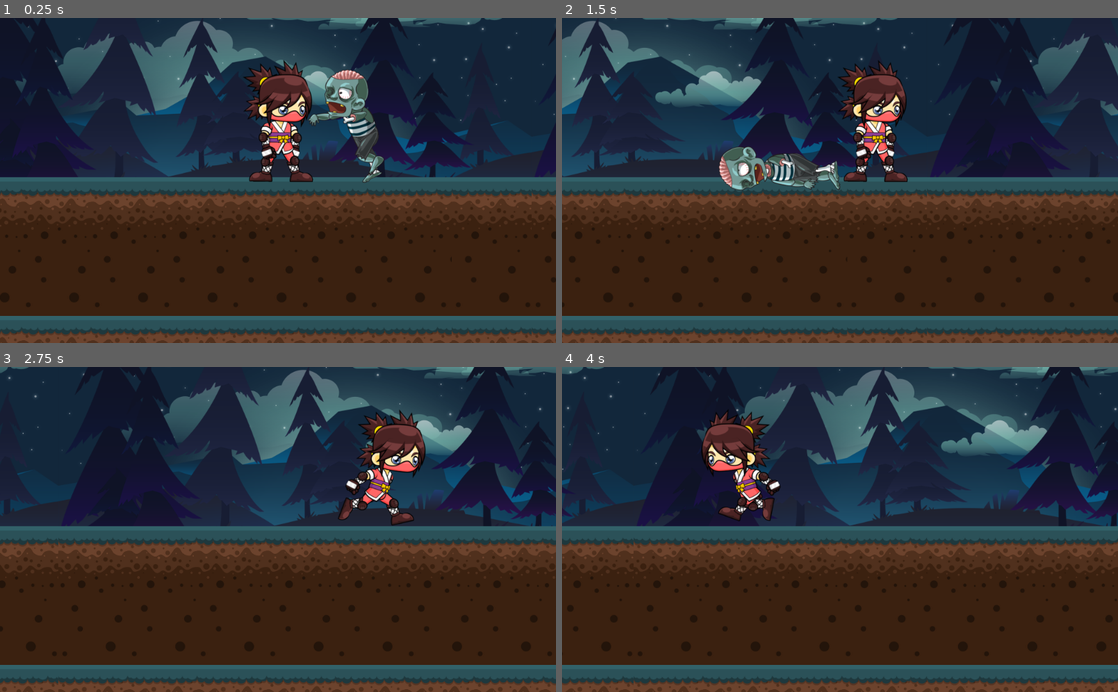
Above: before the commit, frames 1-4 (two rows, left to right).
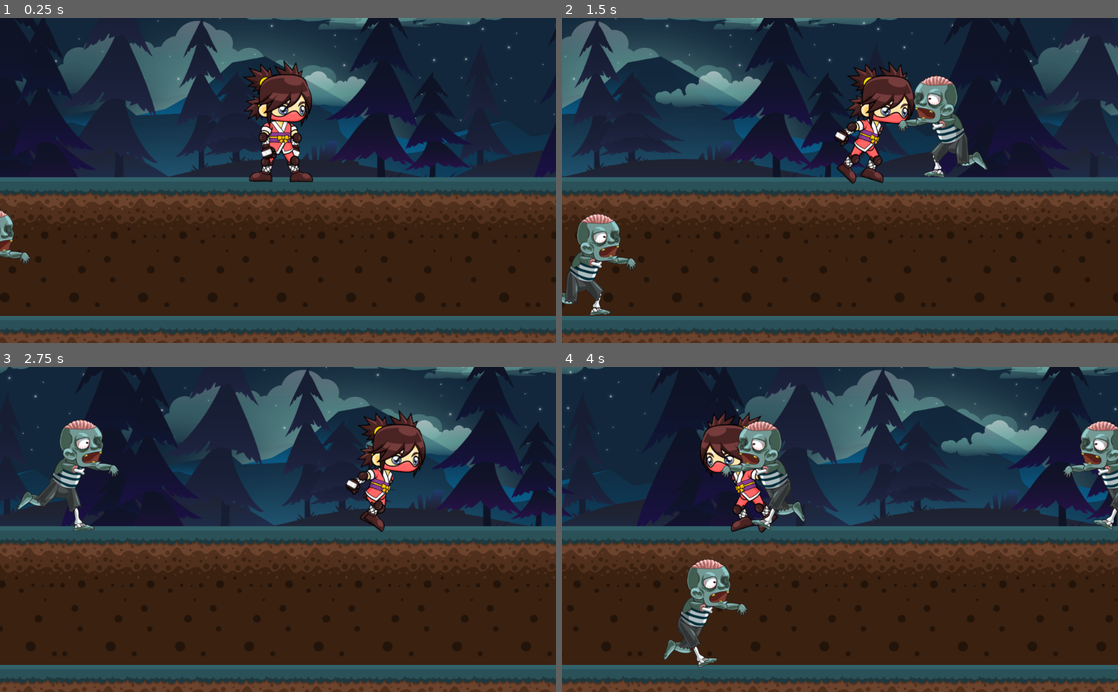
Above: after the commit, the same moments.

Repository: pabloalba/ninja-girl
Game: Godot game, scene res://Main.tscn
The game is run twice, just before and just after one commit, with the same random seed, the same clock (stepped at 60 frames per second) and the same inputs.
Inputs:
- Up to frame 1 (0.25 s): no input
- Up to frame 2 (1.5 s): tap Enter (ui_accept) at 0.5, 0.77 s; hold Right (ui_right) 0.53-1.28 s; hold Down (ui_down) from 1.28 s (still down)
- Up to frame 3 (2.75 s): tap Enter (ui_accept) at 1.52 s; release Down (ui_down) at 2.03 s; hold Right (ui_right) from 2.03 s (still down)
- Up to frame 4 (4 s): release Right (ui_right) at 2.78 s; hold Up (ui_up) 2.78-3.53 s; tap Enter (ui_accept) at 3.02, 3.77 s; hold Left (ui_left) from 3.53 s (still down)

The runs differ from the first frame. In frame 1, 2.0% of the frame differs, in the area x 0-69%, y 15-76%; in frame 2, 8.4%, in the area x 0-77%, y 13-92%; in frame 3, 3.1%; in frame 4, 6.1%.

Commit message:
Step 11: Jumping ninja

Diff:
--- a/Main.gd
+++ b/Main.gd
@@ -7,19 +7,28 @@
 const COLLISION_MARGIN_SWORD = 200
 const MAX_ZOMBIE_BOUNCING_TIME = 0.25
 const MAX_ZOMBIE_DYING_TIME = 3
+var FIRST_FLOOR_Y = 190
+var GROUND_FLOOR_Y = 445
 
 var ninja
 var zombies
+var ninja_is_in_first_floor = true
 
 # Called when the node enters the scene tree for the first time.
 func _ready():
 	zombies = []
 	ninja = get_node("Ninja")
-	add_zombie(800, 200)
+	add_zombie(1500, FIRST_FLOOR_Y)
+	add_zombie(2800, FIRST_FLOOR_Y)
+	add_zombie(4000, FIRST_FLOOR_Y)
+	add_zombie(0, GROUND_FLOOR_Y)
+	add_zombie(3000, GROUND_FLOOR_Y)
+	add_zombie(6000, GROUND_FLOOR_Y)
 
 # Called every frame. 'delta' is the elapsed time since the previous frame.
 func _process(delta):
 	process_player_input(delta)
+	process_ninja(delta)
 	process_zombies(delta)
 
 func process_zombies(delta):
@@ -64,7 +73,9 @@
 			hit_ninja(zombie)
 
 func check_zombie_collision(zombie, collision_margin):
-	return abs(zombie.position.x - ninja.position.x) < collision_margin
+	return (abs(zombie.position.y - ninja.position.y) < collision_margin &&
+		abs(zombie.position.x - ninja.position.x) < collision_margin)
+
 
 func hit_ninja(zombie):
 	zombie.go_bouncing()
@@ -75,15 +86,12 @@
 func add_zombie(x, y):
 	var zombie = load("res://Zombie.tscn").instance()
 	zombie.position.x = x
-	zombie.position.y = y
+	zombie.position.y = y + 10 # Little hack for visual improvement
 	zombies.append(zombie)
 	add_child(zombie)
 
 func process_player_input(delta):
-	if ninja.mode == ninja.MODE_ATTACKING:
-		if ninja.attacking_time > ATTACKING_TIME:
-			ninja.go_idle()
-	else:
+	if ninja.mode != ninja.MODE_ATTACKING && ninja.mode != ninja.MODE_JUMPING:
 		if Input.is_action_pressed("ui_right"):
 			ninja.position.x += delta * NINJA_SPEED
 			ninja.look_right()
@@ -98,5 +106,26 @@
 				ninja.position.x = 0
 		elif Input.is_action_pressed("ui_accept"):
 				ninja.go_attacking()
+		elif Input.is_action_pressed("ui_up"):
+			ninja.go_jumping()
+		elif Input.is_action_pressed("ui_down"):
+			ninja.go_jumping()
 		else:
 			ninja.go_idle()
+
+func process_ninja(delta):
+	if ninja.mode == ninja.MODE_ATTACKING && ninja.attacking_time > ATTACKING_TIME:
+		ninja.go_idle()
+	if ninja.mode == ninja.MODE_JUMPING:
+		if ninja_is_in_first_floor:
+			ninja.position.y += delta * NINJA_SPEED
+			if ninja.position.y >= GROUND_FLOOR_Y:
+				ninja.position.y = GROUND_FLOOR_Y
+				ninja_is_in_first_floor = false
+				ninja.go_idle()
+		else:
+			ninja.position.y -= delta * NINJA_SPEED
+			if ninja.position.y <= FIRST_FLOOR_Y:
+				ninja.position.y = FIRST_FLOOR_Y
+				ninja_is_in_first_floor = true
+				ninja.go_idle()
--- a/Ninja.gd
+++ b/Ninja.gd
@@ -3,10 +3,12 @@
 const MODE_IDLE = 0
 const MODE_RUNNING = 1
 const MODE_ATTACKING = 3
+const MODE_JUMPING = 4
 
 var mode
 var looking_right
 var attacking_time = 0
+var jumping_time = 0
 
 
 # Called when the node enters the scene tree for the first time.
@@ -17,6 +19,8 @@
 func _process(delta):
 	if mode == MODE_ATTACKING:
 		attacking_time += delta
+	elif mode == MODE_JUMPING:
+		jumping_time += delta
 
 func look_right():
 	get_node("AnimatedSprite").flip_h = false
@@ -36,8 +40,13 @@
 		attacking_time = 0
 		get_node("AnimatedSprite").play("attack")
 
-
 func go_running():
 	if mode == MODE_IDLE:
 		mode = MODE_RUNNING
 		get_node("AnimatedSprite").play("running")
+
+func go_jumping():
+	if mode == MODE_IDLE:
+		mode = MODE_JUMPING
+		jumping_time = 0
+		get_node("AnimatedSprite").play("jumping")
--- a/Ninja.tscn
+++ b/Ninja.tscn
@@ -11,26 +11,36 @@
 [ext_resource path="res://resources/images/ninja/Idle__007.png" type="Texture" id=9]
 [ext_resource path="res://resources/images/ninja/Idle__008.png" type="Texture" id=10]
 [ext_resource path="res://resources/images/ninja/Idle__009.png" type="Texture" id=11]
-[ext_resource path="res://resources/images/ninja/Attack__000.png" type="Texture" id=12]
-[ext_resource path="res://resources/images/ninja/Attack__001.png" type="Texture" id=13]
-[ext_resource path="res://resources/images/ninja/Attack__002.png" type="Texture" id=14]
-[ext_resource path="res://resources/images/ninja/Attack__003.png" type="Texture" id=15]
-[ext_resource path="res://resources/images/ninja/Attack__004.png" type="Texture" id=16]
-[ext_resource path="res://resources/images/ninja/Attack__005.png" type="Texture" id=17]
-[ext_resource path="res://resources/images/ninja/Attack__006.png" type="Texture" id=18]
-[ext_resource path="res://resources/images/ninja/Attack__007.png" type="Texture" id=19]
-[ext_resource path="res://resources/images/ninja/Attack__008.png" type="Texture" id=20]
-[ext_resource path="res://resources/images/ninja/Attack__009.png" type="Texture" id=21]
-[ext_resource path="res://resources/images/ninja/Run__000.png" type="Texture" id=22]
-[ext_resource path="res://resources/images/ninja/Run__001.png" type="Texture" id=23]
-[ext_resource path="res://resources/images/ninja/Run__002.png" type="Texture" id=24]
-[ext_resource path="res://resources/images/ninja/Run__003.png" type="Texture" id=25]
-[ext_resource path="res://resources/images/ninja/Run__004.png" type="Texture" id=26]
-[ext_resource path="res://resources/images/ninja/Run__005.png" type="Texture" id=27]
-[ext_resource path="res://resources/images/ninja/Run__006.png" type="Texture" id=28]
-[ext_resource path="res://resources/images/ninja/Run__007.png" type="Texture" id=29]
-[ext_resource path="res://resources/images/ninja/Run__008.png" type="Texture" id=30]
-[ext_resource path="res://resources/images/ninja/Run__009.png" type="Texture" id=31]
+[ext_resource path="res://resources/images/ninja/Jump__000.png" type="Texture" id=12]
+[ext_resource path="res://resources/images/ninja/Jump__001.png" type="Texture" id=13]
+[ext_resource path="res://resources/images/ninja/Jump__002.png" type="Texture" id=14]
+[ext_resource path="res://resources/images/ninja/Jump__003.png" type="Texture" id=15]
+[ext_resource path="res://resources/images/ninja/Jump__004.png" type="Texture" id=16]
+[ext_resource path="res://resources/images/ninja/Jump__005.png" type="Texture" id=17]
+[ext_resource path="res://resources/images/ninja/Jump__006.png" type="Texture" id=18]
+[ext_resource path="res://resources/images/ninja/Jump__007.png" type="Texture" id=19]
+[ext_resource path="res://resources/images/ninja/Jump__008.png" type="Texture" id=20]
+[ext_resource path="res://resources/images/ninja/Jump__009.png" type="Texture" id=21]
+[ext_resource path="res://resources/images/ninja/Attack__000.png" type="Texture" id=22]
+[ext_resource path="res://resources/images/ninja/Attack__001.png" type="Texture" id=23]
+[ext_resource path="res://resources/images/ninja/Attack__002.png" type="Texture" id=24]
+[ext_resource path="res://resources/images/ninja/Attack__003.png" type="Texture" id=25]
+[ext_resource path="res://resources/images/ninja/Attack__004.png" type="Texture" id=26]
+[ext_resource path="res://resources/images/ninja/Attack__005.png" type="Texture" id=27]
+[ext_resource path="res://resources/images/ninja/Attack__006.png" type="Texture" id=28]
+[ext_resource path="res://resources/images/ninja/Attack__007.png" type="Texture" id=29]
+[ext_resource path="res://resources/images/ninja/Attack__008.png" type="Texture" id=30]
+[ext_resource path="res://resources/images/ninja/Attack__009.png" type="Texture" id=31]
+[ext_resource path="res://resources/images/ninja/Run__000.png" type="Texture" id=32]
+[ext_resource path="res://resources/images/ninja/Run__001.png" type="Texture" id=33]
+[ext_resource path="res://resources/images/ninja/Run__002.png" type="Texture" id=34]
+[ext_resource path="res://resources/images/ninja/Run__003.png" type="Texture" id=35]
+[ext_resource path="res://resources/images/ninja/Run__004.png" type="Texture" id=36]
+[ext_resource path="res://resources/images/ninja/Run__005.png" type="Texture" id=37]
+[ext_resource path="res://resources/images/ninja/Run__006.png" type="Texture" id=38]
+[ext_resource path="res://resources/images/ninja/Run__007.png" type="Texture" id=39]
+[ext_resource path="res://resources/images/ninja/Run__008.png" type="Texture" id=40]
+[ext_resource path="res://resources/images/ninja/Run__009.png" type="Texture" id=41]
 
 [sub_resource type="SpriteFrames" id=1]
 animations = [ {
@@ -40,11 +50,16 @@
 "speed": 6.0
 }, {
 "frames": [ ExtResource( 12 ), ExtResource( 13 ), ExtResource( 14 ), ExtResource( 15 ), ExtResource( 16 ), ExtResource( 17 ), ExtResource( 18 ), ExtResource( 19 ), ExtResource( 20 ), ExtResource( 21 ) ],
+"loop": false,
+"name": "jumping",
+"speed": 10.0
+}, {
+"frames": [ ExtResource( 22 ), ExtResource( 23 ), ExtResource( 24 ), ExtResource( 25 ), ExtResource( 26 ), ExtResource( 27 ), ExtResource( 28 ), ExtResource( 29 ), ExtResource( 30 ), ExtResource( 31 ) ],
 "loop": true,
 "name": "attack",
 "speed": 20.0
 }, {
-"frames": [ ExtResource( 22 ), ExtResource( 23 ), ExtResource( 24 ), ExtResource( 25 ), ExtResource( 26 ), ExtResource( 27 ), ExtResource( 28 ), ExtResource( 29 ), ExtResource( 30 ), ExtResource( 31 ) ],
+"frames": [ ExtResource( 32 ), ExtResource( 33 ), ExtResource( 34 ), ExtResource( 35 ), ExtResource( 36 ), ExtResource( 37 ), ExtResource( 38 ), ExtResource( 39 ), ExtResource( 40 ), ExtResource( 41 ) ],
 "loop": true,
 "name": "running",
 "speed": 20.0
@@ -56,5 +71,5 @@
 [node name="AnimatedSprite" type="AnimatedSprite" parent="."]
 frames = SubResource( 1 )
 animation = "running"
-frame = 6
+frame = 1
 playing = true
Not shown: 1 places in Ninja.tscn that only renumber resources
